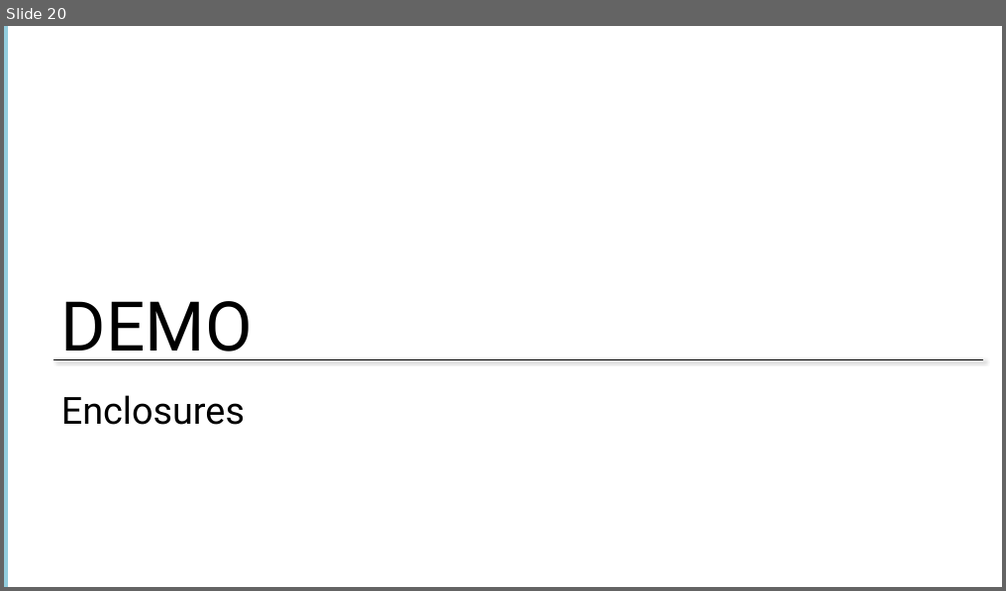
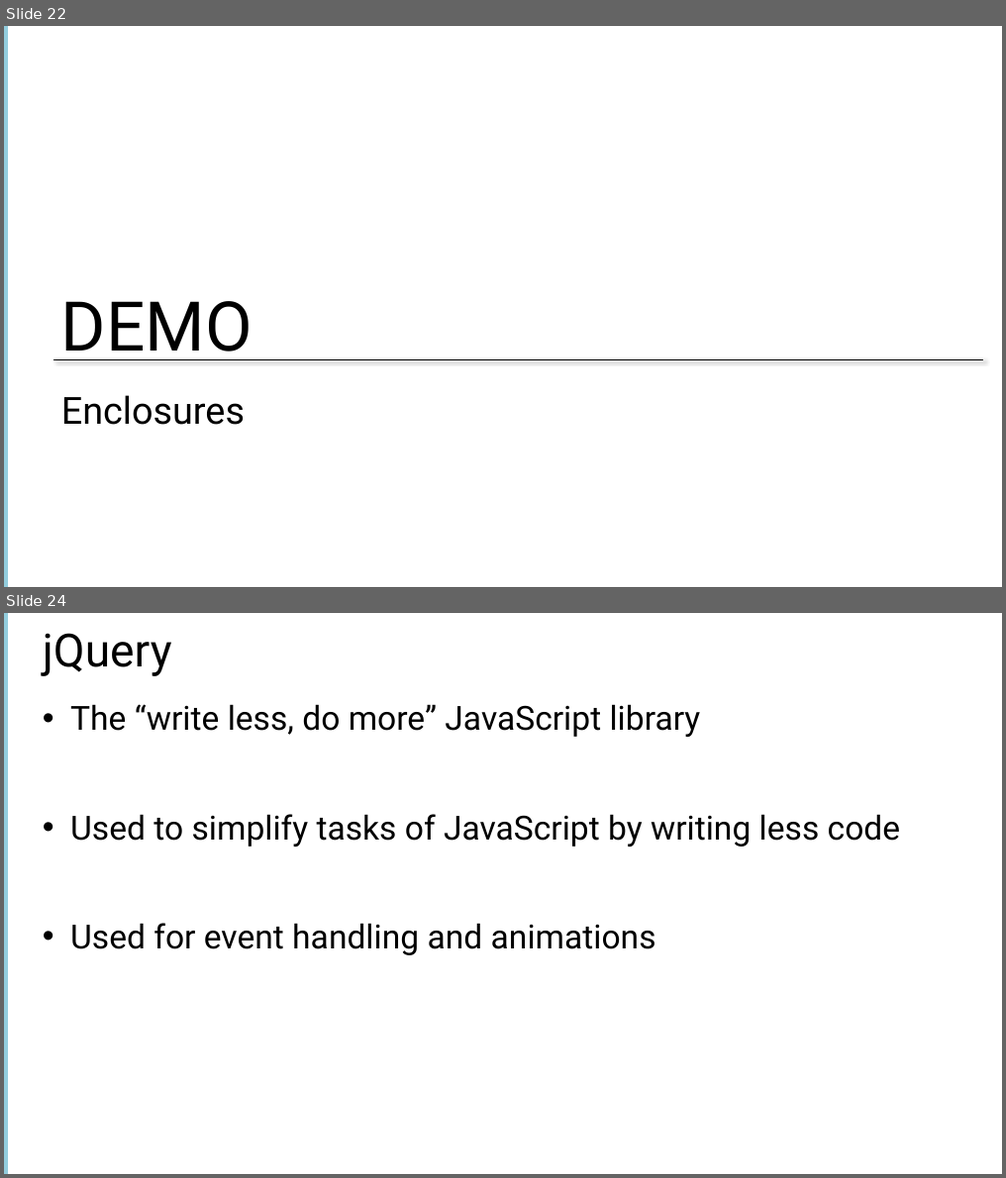
Before and after one commit to Amart85/JavaScript-Experienced-Developers, a slide deck: Slides/Module 1 -Getting Started With JavaScript.pptx. Shown one above the other, each under a label of ours: slide 20 before the commit, slides 22 and 24 after it; the slides between them are not shown. The pictures are 1006x591 and 1006x1178 pixels, drawn with LibreOffice and Linux fonts; fonts in the diff are those of the drawing; background and template pictures are left out. Boxes give left, top, right and bottom in pixels: in the first picture for what was removed or moved away, otherwise in the second. Text is boxed around its words. In the diff, an @@ line names an element or a change of style, - is before the commit and + after.

```diff
--- a/Slides/Module 1 -Getting Started With JavaScript.pptx
+++ b/Slides/Module 1 -Getting Started With JavaScript.pptx
@@ slide 24 added at <box>4,613,1002,1174</box>, background #FFFFFF; not listed: 1 template element that a slide beside it also shows @@
@@ title added at <box>43,633,172,676</box>, 44 pt, text #000000 @@
+jQuery
@@ text added at <box>70,704,900,956</box>, 32 pt, text #000000 @@
+• The “write less, do more” JavaScript library
+• Used to simplify tasks of JavaScript by writing less code
+• Used for event handling and animations
@@ what was slide 20 is now slide 22 @@
```
Also in this commit, not shown: 1 slide changed, 4 other slides added, 1 slide removed, 4 other files.
